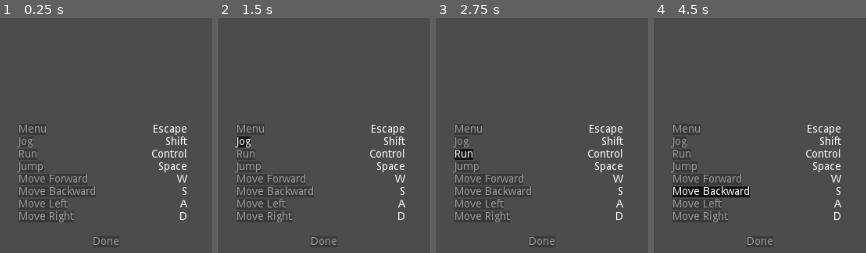
Above: before the commit, frames 1-4 (left to right).
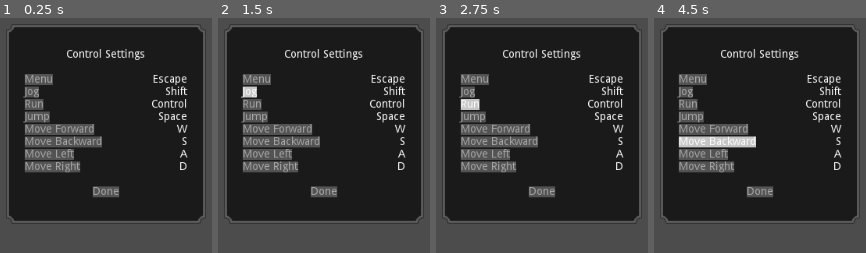
Above: after the commit, the same moments.

Repository: ihave13digits/AutomatonUprising
Game: Godot game, scene res://scene/ui/ControlSettings.tscn
Same seed, same stepped clock (60 frames per second), same inputs: the game is played once before the commit and once after it. This scene is started directly instead of the project's main scene.
Inputs:
- Up to frame 1 (0.25 s): no input
- Up to frame 2 (1.5 s): click "Menu" at 0.5 s; click "Jog" at 1.25 s
- Up to frame 3 (2.75 s): click "Run" at 2 s
- Up to frame 4 (4.5 s): click "Jump" at 2.75 s; click "Move Forward" at 3.5 s; click "Move Backward" at 4.25 s

The runs differ from the first frame. In frame 1, 70% of the frame differs, in the area x 3-97%, y 3-97%; in frame 2, 70%; in frame 3, 70%; in frame 4, 70%.

Commit message:
updated core

Diff:
--- a/data/Data.gd
+++ b/data/Data.gd
@@ -845,11 +845,11 @@
 
 
 		"physics" : {
-			"world_size" : 4,
+			"world_size" : 16,
 			"chunk_size" : 8,
 			"tile_size" : 2,
 
-			"max_height" : 12.0,
+			"max_height" : 8.0,
 			"gravity" : 0.25#0.8,
 			},
 
@@ -890,14 +890,15 @@
 			'game_seed' : {'value' : '', 'min' : 0, 'max' : 16},
 			'font_name' : {'value' : '', 'min' : 0, 'max' : 128},
 
-			'message_font' : {'value' : 16, 'min' : 0, 'max' : 0},
-
-			'mouse_sensitivity' : {'value' : 0.25, 'min' : 0, 'max' : 0},
-			'wheel_sensitivity' : {'value' : 0.25, 'min' : 0, 'max' : 0},
-			'hud_opacity' : {'value' : 0.75, 'min' : 0, 'max' : 0},
-			'max_pitch' : {'value' : 60.0, 'min' : 0, 'max' : 0},
-			'effects' : {'value' : 0.0, 'min' : 0, 'max' : 0},
-			'music' : {'value' : 0.0, 'min' : 0, 'max' : 0},
+			'message_font' : {'value' : 16, 'min' : 16, 'max' : 16},
+			'spawn_distance' : {'value' : 1, 'min' : 1, 'max' : 16},
+
+			'mouse_sensitivity' : {'value' : 0.25, 'min' : 0.0, 'max' : 0.0},
+			'wheel_sensitivity' : {'value' : 0.25, 'min' : 0.0, 'max' : 0.0},
+			'hud_opacity' : {'value' : 0.75, 'min' : 0.0, 'max' : 0.0},
+			'max_pitch' : {'value' : 80.0, 'min' : 45.0, 'max' : 90.0},
+			'effects' : {'value' : 0.0, 'min' : 0.0, 'max' : 0.0},
+			'music' : {'value' : 0.0, 'min' : 0.0, 'max' : 0.0},
 			},
 
 
--- a/data/VanillaTheme.tres
+++ b/data/VanillaTheme.tres
@@ -1,30 +1,30 @@
 [gd_resource type="Theme" load_steps=6 format=2]
 
 [sub_resource type="StyleBoxFlat" id=1]
-bg_color = Color( 0, 0, 0, 0.25098 )
+bg_color = Color( 1, 1, 1, 0.25098 )
 corner_detail = 1
 
 [sub_resource type="StyleBoxFlat" id=2]
-bg_color = Color( 0, 0, 0, 0.501961 )
+bg_color = Color( 1, 1, 1, 0.501961 )
 corner_detail = 1
 
 [sub_resource type="StyleBoxFlat" id=3]
-bg_color = Color( 0, 0, 0, 0.501961 )
+bg_color = Color( 1, 1, 1, 0.501961 )
 corner_detail = 1
 
 [sub_resource type="StyleBoxFlat" id=4]
-bg_color = Color( 0, 0, 0, 0.25098 )
+bg_color = Color( 1, 1, 1, 0.25098 )
 corner_detail = 1
 
 [sub_resource type="StyleBoxFlat" id=5]
-bg_color = Color( 0, 0, 0, 1 )
+bg_color = Color( 1, 1, 1, 1 )
 corner_detail = 1
 
 [resource]
 Button/colors/font_color = Color( 1, 1, 1, 0.501961 )
 Button/colors/font_color_disabled = Color( 1, 1, 1, 0.25098 )
 Button/colors/font_color_hover = Color( 1, 1, 1, 1 )
-Button/colors/font_color_pressed = Color( 1, 1, 1, 1 )
+Button/colors/font_color_pressed = Color( 0, 0, 0, 1 )
 Button/constants/hseparation = 2
 Button/fonts/font = null
 Button/styles/disabled = SubResource( 1 )
--- a/scene/Main.gd
+++ b/scene/Main.gd
@@ -5,16 +5,28 @@
 var player
 
 func _ready():
+	hud = $HUD
+	world = $World
+	world.generate_world_data()
+
 	add_player(Vector3(0, 10, 0))
 	player.has_control = false
-	hud = $HUD
-	world = $World
 
-	world.generate_world_data()
-	for x in range(-Data.physics['world_size'], Data.physics['world_size']):
-		for z in range(-Data.physics['world_size'], Data.physics['world_size']):
+	for x in range(-Data.settings['spawn_distance']['value'], Data.settings['spawn_distance']['value']):
+		for z in range(-Data.settings['spawn_distance']['value'], Data.settings['spawn_distance']['value']):
 			world.generate_chunk(x, z)
-#	world.generate_tile(0, 0)
+
+func update_tiles():
+	var despawn = Data.settings['spawn_distance']['value']+1
+	var spawn = Data.settings['spawn_distance']['value']
+
+	for x in range(-despawn, despawn):
+		for z in range(-despawn, despawn):
+			world.kill_tile(floor(player.translation.x+x), floor(player.translation.z+z))
+
+	for x in range(-spawn, spawn):
+		for z in range(-spawn, spawn):
+			world.generate_tile(floor(player.translation.x+x), floor(player.translation.z+z))
 
 func _update_cursor():
 	if player.cursor.get_collider() != null:
--- a/scene/World.gd
+++ b/scene/World.gd
@@ -12,11 +12,11 @@
 var data = {}
 
 var mask = {
-	'tilecave' : [-1, 0, 0, 0, 0, 0,-1,-1 ],
+	'tilecave' : [-1,-1,-1, 0, 0, 0, 0, 0 ],
 	'tileflat' : [ 0, 0, 0, 0, 0, 0, 0, 0 ],
-	'tileside' : [ 0, 1, 1, 1, 0, 0, 0, 0 ],
-	'tilevert' : [-1, 0, 1, 1, 1, 0,-1,-1 ],
-	'tilevex' : [ 0, 0, 1, 1, 1, 0, 0, 0 ]
+	'tileside' : [ 0, 0, 0, 1, 1, 1, 0, 0 ],
+	'tilevert' : [-1,-1,-1, 0, 1, 1, 1, 0 ],
+	'tilevex' : [ 0, 0, 0, 0, 1, 1, 1, 0 ]
 	}
 
 func _ready():
@@ -36,18 +36,22 @@
 	n.persistence = pr
 
 func spawn(t, pos, rot):
-	var target = Data.object[t]
-	var inst = target['instance'][0]
-	var I = load(Data.instance[inst]).instance()
-	I.translation = pos
-	I.rotation_degrees = rot
-	I.mesh['body'] = Data.object[t]['mesh'][0]
-	add_child(I)
+	if '%s-%s' % [int(pos.x/tile_size), int(pos.z/tile_size)] in data:
+		var target = Data.object[t]
+		var inst = target['instance'][0]
+		var I = load(Data.instance[inst]).instance()
+		I.translation = pos
+		I.rotation_degrees = rot
+		I.mesh['body'] = Data.object[t]['mesh'][0]
+		I.id = t
+		add_child(I)
+		data['%s-%s' % [int(pos.x/tile_size), int(pos.z/tile_size)]]['tile'] = I
 
 func generate_world_data():
 	for x in range(-world_size*chunk_size, world_size*chunk_size):
 		for z in range(-world_size*chunk_size, world_size*chunk_size):
-			data['%s-%s' % [x, z]] = [
+			data['%s-%s' % [x, z]] = {}
+			data['%s-%s' % [x, z]]['value'] = [
 			noise_fissure.get_noise_2d(x, z),
 			noise_moisture.get_noise_2d(x, z),
 			noise_temperature.get_noise_2d(x, z)
@@ -58,6 +62,11 @@
 		for z in range(int(Z*chunk_size), int((Z*chunk_size)+chunk_size)):
 			generate_tile(x, z)
 
+func kill_tile(x, z):
+	if '%s-%s' % [x/tile_size, z/tile_size] in data and 'tile' in data['%s-%s' % [x/tile_size, z/tile_size]]:
+		if is_instance_valid(data['%s-%s' % [x/tile_size, z/tile_size]]['tile']):
+			data['%s-%s' % [x/tile_size, z/tile_size]]['tile'].queue_free()
+
 func generate_tile(x, z):
 	var oriented = false
 	var Y = get_height(x, z)
@@ -67,31 +76,35 @@
 
 	for i in range(4):
 		var to_check = rotate_mask(mask['tileside'], i)
-		if ((to_check[0]==nbrs[0] && to_check[1]<=nbrs[1] && to_check[2]<=nbrs[2] && to_check[3]<=nbrs[3] &&
-		to_check[4]==nbrs[4] && to_check[5]==nbrs[5] && to_check[6]>=nbrs[6] && to_check[7]==nbrs[7])
+		if (
+			(to_check[0]==nbrs[0] && to_check[1]<=nbrs[1] && to_check[2]<=nbrs[2] && to_check[3]<=nbrs[3] &&
+			to_check[4]==nbrs[4] && to_check[5]==nbrs[5] && to_check[6]>=nbrs[6] && to_check[7]==nbrs[7])
 		):
-			tile = 'tileside'; rot.y = (i * 90) + 90; oriented = true
+			tile = 'tileside'; rot.y = (i * 90); oriented = true
 	if !oriented:
 		for i in range(4):
 			var to_check = rotate_mask(mask['tilecave'], i)
-			if ((to_check[0]>=nbrs[0] && to_check[1]==nbrs[1] && to_check[2]==nbrs[2] && to_check[3]<=nbrs[3] &&
-			to_check[4]==nbrs[4] && to_check[5]==nbrs[5] && to_check[6]>=nbrs[6] && to_check[7]>=nbrs[7])
+			if (
+				(to_check[0]>=nbrs[0] && to_check[1]==nbrs[1] && to_check[2]==nbrs[2] && to_check[3]<=nbrs[3] &&
+				to_check[4]==nbrs[4] && to_check[5]==nbrs[5] && to_check[6]>=nbrs[6] && to_check[7]>=nbrs[7])
 			):
-				tile = 'tilecave'; rot.y = (i * 90) + 90; oriented = true
+				tile = 'tilecave'; rot.y = (i * 90); oriented = true
 	if !oriented:
 		for i in range(4):
 			var to_check = rotate_mask(mask['tilevex'], i)
-			if ((to_check[0]==nbrs[0] && to_check[1]==nbrs[1] && to_check[2]<=nbrs[2] && to_check[3]<=nbrs[3] &&
-			to_check[4]<=nbrs[4] && to_check[5]==nbrs[5] && to_check[6]>=nbrs[6] && to_check[7]==nbrs[7])
+			if (
+				(to_check[0]==nbrs[0] && to_check[1]==nbrs[1] && to_check[2]<=nbrs[2] && to_check[3]<=nbrs[3] &&
+				to_check[4]<=nbrs[4] && to_check[5]==nbrs[5] && to_check[6]>=nbrs[6] && to_check[7]==nbrs[7])
 			):
-				tile = 'tilevex'; rot.y = (i * 90) + 90; oriented = true
+				tile = 'tilevex'; rot.y = (i * 90); oriented = true
 	if !oriented:
 		for i in range(4):
 			var to_check = rotate_mask(mask['tilevert'], i)
-			if ((to_check[0]<=nbrs[0] && to_check[1]==nbrs[1] && to_check[2]>=nbrs[2] && to_check[3]>=nbrs[3] &&
-			to_check[4]>=nbrs[4] && to_check[5]==nbrs[5] && to_check[6]<=nbrs[6] && to_check[7]<=nbrs[7])
+			if (
+				(to_check[0]<=nbrs[0] && to_check[1]==nbrs[1] && to_check[2]>=nbrs[2] && to_check[3]>=nbrs[3] &&
+				to_check[4]>=nbrs[4] && to_check[5]==nbrs[5] && to_check[6]<=nbrs[6] && to_check[7]<=nbrs[7])
 			):
-				tile = 'tilevert'; rot.y = (i * 90) + 90; oriented = true
+				tile = 'tilevert'; rot.y = (i * 90); oriented = true
 
 	spawn(tile, Vector3(x*tile_size, Y, z*tile_size), rot)
 
@@ -106,30 +119,24 @@
 
 func get_neighbors(x, z):
 	var Y = get_height(x, z)
-	var n = get_height(x, z-1)
-	var s = get_height(x, z+1)
-	var e = get_height(x-1, z)
-	var w = get_height(x+1, z)
-	var ne = get_height(x-1, z-1)
-	var nw = get_height(x+1, z-1)
-	var se = get_height(x-1, z+1)
-	var sw = get_height(x+1, z+1)
-
-	if !n: n=0; else: n-=Y
-	if !s: s=0; else: s-=Y
-	if !e: e=0; else: e-=Y
-	if !w: w=0; else: w-=Y
-	if !ne: ne=0; else: ne-=Y
-	if !nw: nw=0; else: nw-=Y
-	if !se: se=0; else: se-=Y
-	if !sw: sw=0; else: sw-=Y
-
-	return [w,sw,s,se,e,ne,n,nw]
+	return [
+	get_height(x+1, z) - Y,
+	get_height(x+1, z+1) - Y,
+	get_height(x, z+1) - Y,
+	get_height(x-1, z+1) - Y,
+	get_height(x-1, z) - Y,
+	get_height(x-1, z-1) - Y,
+	get_height(x, z-1) - Y,
+	get_height(x+1, z-1) - Y,
+	]
+	#return [w,sw,s,se,e,ne,n,nw]
 
 func get_height(x, z):
 	if '%s-%s' % [x, z] in data:
-		var y = data['%s-%s' % [x, z]][0] * max_height
+		var y = data['%s-%s' % [x, z]]['value'][0] * max_height
 		return floor(y)
+	else:
+		return 0
 
 func get_biome(v, t):
 	for b in Data.biome:
--- a/scene/instance/Fuel.gd
+++ b/scene/instance/Fuel.gd
@@ -1,6 +1,6 @@
 extends StaticBody
 
-var id = ""
+var id = ''
 
 var mesh = {
 	'body' : "",
--- a/scene/instance/Light.gd
+++ b/scene/instance/Light.gd
@@ -1,4 +1,6 @@
 extends OmniLight
+
+var id = ''
 
 var mesh = {
 	'body' : "",
--- a/scene/instance/Player.gd
+++ b/scene/instance/Player.gd
@@ -90,8 +90,12 @@
 
 func _process(_delta):
 	if Input.is_action_just_pressed("menu"):
-		Input.set_mouse_mode(Input.MOUSE_MODE_VISIBLE)
-		has_control = false
+		if Input.get_mouse_mode() != Input.MOUSE_MODE_VISIBLE:
+			Input.set_mouse_mode(Input.MOUSE_MODE_VISIBLE)
+			has_control = false
+		elif Input.get_mouse_mode() != Input.MOUSE_MODE_CAPTURED:
+			Input.set_mouse_mode(Input.MOUSE_MODE_CAPTURED)
+			has_control = true
 		emit_signal("update_hud")
 
 	if Input.is_action_pressed("jump"):
@@ -126,19 +130,11 @@
 		velocity = $Y.get_transform().basis.x
 
 	if Input.is_action_pressed("create") and can['create']:
-		if Input.get_mouse_mode() != Input.MOUSE_MODE_CAPTURED:
-			Input.set_mouse_mode(Input.MOUSE_MODE_CAPTURED)
-			has_control = true
-			emit_signal("update_hud")
 		if cursor.get_collider() != null:
 			get_parent().hud.display_message(cursor.get_collider().translation)
 		can['create'] = false
 		$Create.start()
 	if Input.is_action_pressed("destroy") and can['destroy']:
-		if Input.get_mouse_mode() != Input.MOUSE_MODE_CAPTURED:
-			Input.set_mouse_mode(Input.MOUSE_MODE_CAPTURED)
-			has_control = true
-			emit_signal("update_hud")
 		if cursor.get_collider() != null:
 			get_parent().hud.display_message(cursor.get_collider().id)
 		can['destroy'] = false
--- a/scene/instance/Projectile.gd
+++ b/scene/instance/Projectile.gd
@@ -1,6 +1,6 @@
 extends KinematicBody
 
-var id = ""
+var id = ''
 
 var velocity = Vector3()
 
--- a/scene/instance/Tile.gd
+++ b/scene/instance/Tile.gd
@@ -1,6 +1,6 @@
 extends StaticBody
 
-var id = "tile"
+var id = ''
 
 var mesh = {
 	'body' : "",
--- a/scene/instance/Tool.gd
+++ b/scene/instance/Tool.gd
@@ -25,6 +25,3 @@
 func _ready():
 	$Mesh.mesh = load(mesh['body'])
 	$Mesh.material_override = load("res://skin/global_material.tres")
-
-func task():
-	pass
--- a/scene/ui/ControlSettings.gd
+++ b/scene/ui/ControlSettings.gd
@@ -6,6 +6,7 @@
 
 func _ready():
 	update_labels()
+	$Img.modulate = Color(1.0, 1.0, 1.0, Data.settings['hud_opacity']['value'])
 
 func _input(event):
 	if event is InputEventKey:
@@ -41,22 +42,14 @@
 	$LabelMoveLeft.text = Data.controls['move_left']
 	$LabelMoveRight.text = Data.controls['move_right']
 
-func _on_Menu_pressed():
-	action_string = 'menu'
-func _on_Jog_pressed():
-	action_string = 'jog'
-func _on_Run_pressed():
-	action_string = 'run'
-func _on_Jump_pressed():
-	action_string = 'jump'
-func _on_MoveForward_pressed():
-	action_string = 'move_forward'
-func _on_MoveBackward_pressed():
-	action_string = 'move_backward'
-func _on_MoveLeft_pressed():
-	action_string = 'move_left'
-func _on_MoveRight_pressed():
-	action_string = 'move_right'
+func _on_Menu_pressed(): action_string = 'menu'
+func _on_Jog_pressed(): action_string = 'jog'
+func _on_Run_pressed(): action_string = 'run'
+func _on_Jump_pressed(): action_string = 'jump'
+func _on_MoveForward_pressed(): action_string = 'move_forward'
+func _on_MoveBackward_pressed(): action_string = 'move_backward'
+func _on_MoveLeft_pressed(): action_string = 'move_left'
+func _on_MoveRight_pressed(): action_string = 'move_right'
 
 func _on_Done_pressed():
 	queue_free()
--- a/scene/ui/ControlSettings.tscn
+++ b/scene/ui/ControlSettings.tscn
@@ -1,7 +1,8 @@
-[gd_scene load_steps=3 format=2]
+[gd_scene load_steps=4 format=2]
 
 [ext_resource path="res://scene/ui/ControlSettings.gd" type="Script" id=1]
 [ext_resource path="res://scene/ui/Button.tscn" type="PackedScene" id=2]
+[ext_resource path="res://image/ui/menu.png" type="Texture" id=3]
 
 [node name="ControlSettings" type="Control"]
 anchor_left = 0.5
@@ -13,92 +14,154 @@
 "_edit_use_anchors_": false
 }
 
+[node name="Img" type="NinePatchRect" parent="."]
+anchor_left = 0.5
+anchor_top = 0.5
+anchor_right = 0.5
+anchor_bottom = 0.5
+margin_left = -128.0
+margin_top = -128.0
+margin_right = 128.0
+margin_bottom = 128.0
+texture = ExtResource( 3 )
+patch_margin_left = 16
+patch_margin_top = 16
+patch_margin_right = 16
+patch_margin_bottom = 16
+__meta__ = {
+"_edit_use_anchors_": false
+}
+
+[node name="MenuTitle" type="Label" parent="."]
+margin_left = -50.5
+margin_top = -96.0
+margin_right = 50.5
+margin_bottom = -82.0
+grow_horizontal = 2
+text = "Control Settings"
+align = 1
+__meta__ = {
+"_edit_use_anchors_": false
+}
+
 [node name="Menu" parent="." instance=ExtResource( 2 )]
-margin_left = -112.0
-margin_right = -76.0
-margin_bottom = 14.0
+margin_left = -104.0
+margin_top = -64.0
+margin_right = -68.0
+margin_bottom = -50.0
 grow_horizontal = 1
 text = "Menu"
 align = 0
 
 [node name="Jog" parent="." instance=ExtResource( 2 )]
-margin_left = -112.0
-margin_top = 16.0
-margin_right = -94.0
-margin_bottom = 30.0
+margin_left = -104.0
+margin_top = -48.0
+margin_right = -86.0
+margin_bottom = -34.0
 grow_horizontal = 1
 text = "Jog"
 align = 0
 
 [node name="Run" parent="." instance=ExtResource( 2 )]
-margin_left = -112.0
-margin_top = 32.0
-margin_right = -88.0
-margin_bottom = 46.0
+margin_left = -104.0
+margin_top = -32.0
+margin_right = -80.0
+margin_bottom = -18.0
 grow_horizontal = 1
 text = "Run"
 align = 0
 
 [node name="Jump" parent="." instance=ExtResource( 2 )]
-margin_left = -112.0
-margin_top = 48.0
-margin_right = -80.0
-margin_bottom = 62.0
+margin_left = -104.0
+margin_top = -16.0
+margin_right = -72.0
+margin_bottom = -2.0
 grow_horizontal = 1
 text = "Jump"
 align = 0
 
 [node name="MoveForward" parent="." instance=ExtResource( 2 )]
-margin_left = -112.0
-margin_top = 64.0
-margin_right = -23.0
-margin_bottom = 78.0
+margin_left = -104.0
+margin_right = -15.0
+margin_bottom = 14.0
 grow_horizontal = 1
 text = "Move Forward"
 align = 0
 
 [node name="MoveBackward" parent="." instance=ExtResource( 2 )]
-margin_left = -112.0
-margin_top = 80.0
-margin_right = -13.0
-margin_bottom = 94.0
+margin_left = -104.0
+margin_top = 16.0
+margin_right = -5.0
+margin_bottom = 30.0
 grow_horizontal = 1
 text = "Move Backward"
 align = 0
 
 [node name="MoveLeft" parent="." instance=ExtResource( 2 )]
-margin_left = -112.0
-margin_top = 96.0
-margin_right = -49.0
-margin_bottom = 110.0
+margin_left = -104.0
+margin_top = 32.0
+margin_right = -41.0
+margin_bottom = 46.0
 grow_horizontal = 1
 text = "Move Left"
 align = 0
 
 [node name="MoveRight" parent="." instance=ExtResource( 2 )]
-margin_left = -112.0
-margin_top = 112.0
-margin_right = -41.0
-margin_bottom = 126.0
+margin_left = -104.0
+margin_top = 48.0
+margin_right = -33.0
+margin_bottom = 62.0
 grow_horizontal = 1
 text = "Move Right"
 align = 0
 
 [node name="Done" parent="." instance=ExtResource( 2 )]
 margin_left = -17.0
-margin_top = 144.0
+margin_top = 80.0
 margin_right = 17.0
-margin_bottom = 158.0
+margin_bottom = 94.0
 text = "Done"
 
 [node name="LabelMenu" type="Label" parent="."]
+margin_left = 64.0
+margin_top = -64.0
+margin_right = 104.0
+margin_bottom = -50.0
+grow_horizontal = 0
+align = 2
+
+[node name="LabelJog" type="Label" parent="."]
+margin_left = 64.0
+margin_top = -48.0
+margin_right = 104.0
+margin_bottom = -34.0
+grow_horizontal = 0
+align = 2
+
+[node name="LabelRun" type="Label" parent="."]
+margin_left = 64.0
+margin_top = -32.0
+margin_right = 104.0
+margin_bottom = -18.0
+grow_horizontal = 0
+align = 2
+
+[node name="LabelJump" type="Label" parent="."]
+margin_left = 64.0
+margin_top = -16.0
+margin_right = 104.0
+margin_bottom = -2.0
+grow_horizontal = 0
+align = 2
+
+[node name="LabelMoveForward" type="Label" parent="."]
 margin_left = 64.0
 margin_right = 104.0
 margin_bottom = 14.0
 grow_horizontal = 0
 align = 2
 
-[node name="LabelJog" type="Label" parent="."]
+[node name="LabelMoveBackward" type="Label" parent="."]
 margin_left = 64.0
 margin_top = 16.0
 margin_right = 104.0
@@ -106,43 +169,11 @@
 grow_horizontal = 0
 align = 2
 
-[node name="LabelRun" type="Label" parent="."]
+[node name="LabelMoveLeft" type="Label" parent="."]
 margin_left = 64.0
 margin_top = 32.0
 margin_right = 104.0
 margin_bottom = 46.0
-grow_horizontal = 0
-align = 2
-
-[node name="LabelJump" type="Label" parent="."]
-margin_left = 64.0
-margin_top = 48.0
-margin_right = 104.0
-margin_bottom = 62.0
-grow_horizontal = 0
-align = 2
-
-[node name="LabelMoveForward" type="Label" parent="."]
-margin_left = 64.0
-margin_top = 64.0
-margin_right = 104.0
-margin_bottom = 78.0
-grow_horizontal = 0
-align = 2
-
-[node name="LabelMoveBackward" type="Label" parent="."]
-margin_left = 64.0
-margin_top = 80.0
-margin_right = 104.0
-margin_bottom = 94.0
-grow_horizontal = 0
-align = 2
-
-[node name="LabelMoveLeft" type="Label" parent="."]
-margin_left = 64.0
-margin_top = 96.0
-margin_right = 104.0
-margin_bottom = 110.0
 grow_horizontal = 0
 align = 2
 __meta__ = {
@@ -151,9 +182,9 @@
 
 [node name="LabelMoveRight" type="Label" parent="."]
 margin_left = 64.0
-margin_top = 112.0
+margin_top = 48.0
 margin_right = 104.0
-margin_bottom = 126.0
+margin_bottom = 62.0
 grow_horizontal = 0
 align = 2
 [connection signal="pressed" from="Menu" to="." method="_on_Menu_pressed"]
